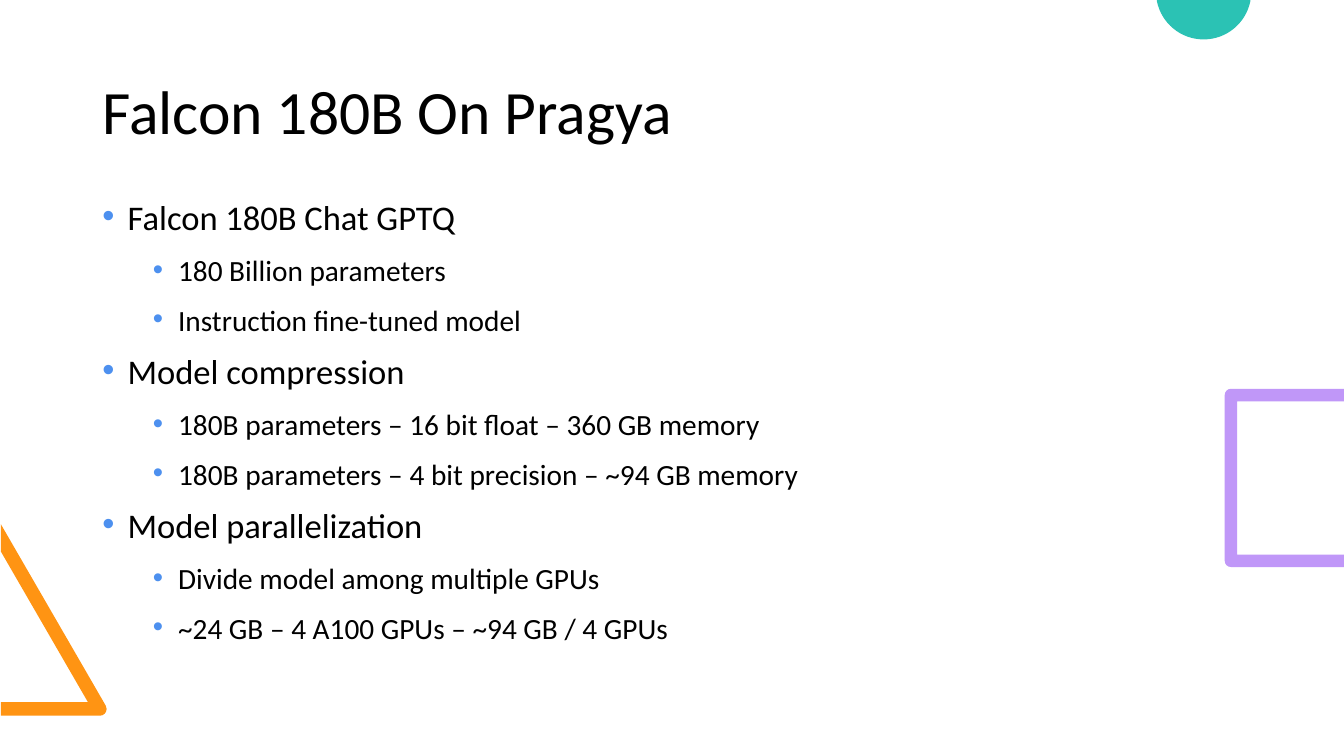
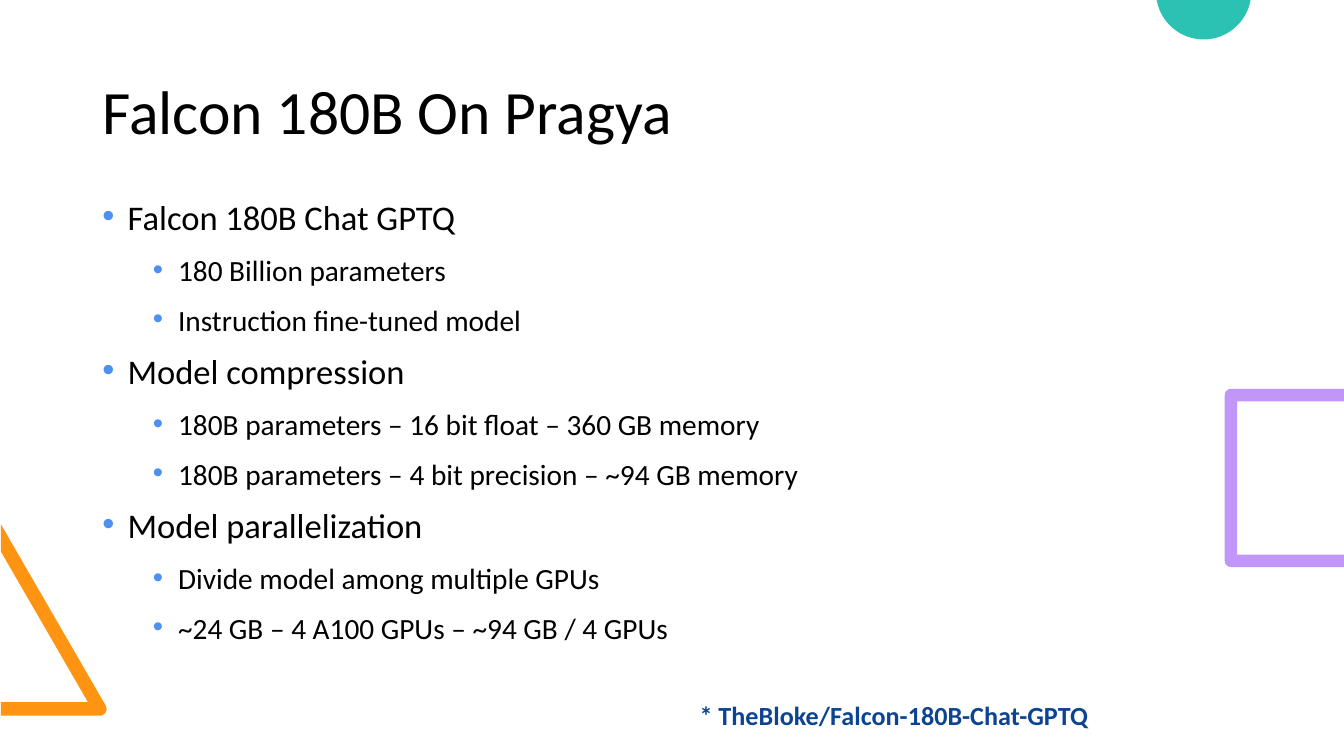
Before and after one commit to look4pritam/LargeLanguageModels, a slide deck: slide 34 of Presentations/IUAC-2024/Introduction_to_Large_Language_Models-From_Foundation_to_Real_World_Applications.pptx. Drawn at 1344x756 pixels with LibreOffice and Linux fonts; fonts in the diff are those of the drawing. Boxes give left, top, right and bottom in pixels: in the first picture for what was removed or moved away, otherwise in the second. Text is boxed around its words. In the diff, an @@ line names an element or a change of style, - is before the commit and + after.

```diff
--- a/Presentations/IUAC-2024/Introduction_to_Large_Language_Models-From_Foundation_to_Real_World_Applications.pptx
+++ b/Presentations/IUAC-2024/Introduction_to_Large_Language_Models-From_Foundation_to_Real_World_Applications.pptx
@@ text added at <box>718,706,1088,729</box>, 14 pt, text #0D4491, bold @@
+* TheBloke/Falcon-180B-Chat-GPTQ
```
Also in this commit, not shown: 3 other slides changed, 1 slide added.
